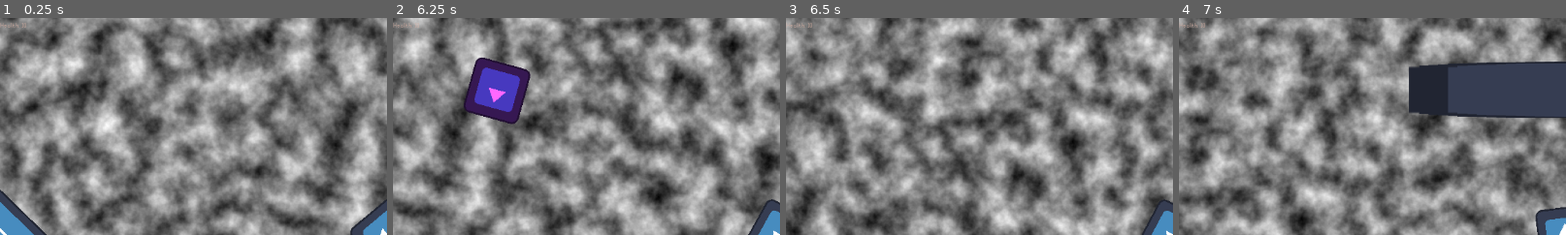
Above: before the commit, frames 1-4 (left to right).
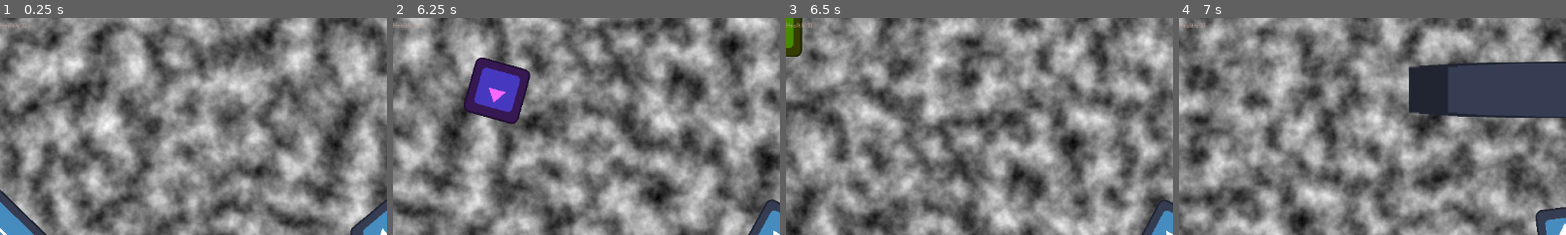
Above: after the commit, the same moments.

Repository: KayCat88/projecte_lliure_PTD
Game: Godot game, scene res://Nodes/Scene nodes/Levels/Tests/test.tscn
The game is run twice, just before and just after one commit, with the same random seed, the same clock (stepped at 60 frames per second) and the same inputs. The engine's default icon, where the game draws it, is replaced by a stand-in: a white triangle on a blue panel in a dark square.
Inputs (mouse positions are % of the whole screen's width and height, from its top left):
- Up to frame 1 (0.25 s): no input
- Up to frame 2 (6.25 s): tap Enter at 0.5 s; move the mouse to (72, 45) at 0.52 s; hold D (right) 0.53-1.28 s; click (72, 45) at 0.6 s; move the mouse to (30, 55) at 1.27 s; hold S (down) 1.28-2.03 s; click (30, 55) at 1.35 s; move the mouse to (60, 28) at 2.02 s; hold D (right) 2.03-2.78 s; right-click (60, 28) at 2.1 s; click (60, 28) at 2.3 s; move the mouse to (45, 70) at 2.77 s; hold W (up) 2.78-3.53 s; click (45, 70) at 2.85 s; move the mouse to (80, 65) at 3.52 s; hold A (left) 3.53-5.03 s; click (80, 65) at 3.6 s; move the mouse to (20, 35) at 4.27 s; right-click (20, 35) at 4.35 s; click (20, 35) at 4.55 s; move the mouse to (55, 50) at 5.02 s; hold S (down) 5.03-5.78 s; click (55, 50) at 5.1 s; move the mouse to (35, 25) at 5.77 s; hold D (right) from 5.78 s (still down); click (35, 25) at 5.85 s
- Up to frame 3 (6.5 s): keep holding D (right)
- Up to frame 4 (7 s): move the mouse to (72, 45) at 6.52 s; release D (right) at 6.53 s; hold W (up) from 6.53 s (still down); right-click (72, 45) at 6.6 s; click (72, 45) at 6.8 s
The pictures show only the part of the screen within x 0-50%, y 0-50%; the shares and areas given below are measured in that part.

Frames 1-2 are identical in both runs. In frame 3, 0.8% of the frame differs, in the area x 0-5%, y 0-18%; in frame 4, nothing differs.

Commit message:
19/11/24

Diff:
--- a/Projecte Lliure PTD/Nodes/Building nodes/Entity/Boxes/hitbox.tscn
+++ b/Projecte Lliure PTD/Nodes/Building nodes/Entity/Boxes/hitbox.tscn
@@ -1,3 +1,9 @@
-[gd_scene format=3 uid="uid://csmacf83jh8p6"]
+[gd_scene load_steps=2 format=3 uid="uid://csmacf83jh8p6"]
+
+[ext_resource type="Script" path="res://Scripts/Building nodes/Entity/Boxes/hitbox.gd" id="1_8rmh6"]
 
 [node name="Hitbox" type="Area2D"]
+monitorable = false
+script = ExtResource("1_8rmh6")
+
+[connection signal="area_entered" from="." to="." method="hit_box_on_area_entered"]
--- /dev/null
+++ b/Projecte Lliure PTD/Nodes/Building nodes/Entity/Boxes/hurt_box.tscn
@@ -0,0 +1,7 @@
+[gd_scene load_steps=2 format=3 uid="uid://b5nlal8y65mik"]
+
+[ext_resource type="Script" path="res://Scripts/Building nodes/Entity/Boxes/hurt_box.gd" id="1_sbkl4"]
+
+[node name="hurt_box" type="Area2D"]
+monitoring = false
+script = ExtResource("1_sbkl4")
--- /dev/null
+++ b/Projecte Lliure PTD/Nodes/Building nodes/Entity/Managers/health_mananger.tscn
@@ -0,0 +1,6 @@
+[gd_scene load_steps=2 format=3 uid="uid://2p0ieeimxtgf"]
+
+[ext_resource type="Script" path="res://Scripts/Building nodes/Entity/Managers/health_mananger.gd" id="1_rmipi"]
+
+[node name="health_mananger" type="Node"]
+script = ExtResource("1_rmipi")
--- a/Projecte Lliure PTD/Nodes/Entity nodes/Enemies/test_enemy.tscn
+++ b/Projecte Lliure PTD/Nodes/Entity nodes/Enemies/test_enemy.tscn
@@ -1,48 +1,41 @@
-[gd_scene load_steps=6 format=3 uid="uid://cq7btclnw354o"]
+[gd_scene load_steps=8 format=3 uid="uid://boi3vy4206d3f"]
 
-[ext_resource type="Script" path="res://Scripts/Enemies/test_enemy.gd" id="1_7mggs"]
 [ext_resource type="Texture2D" uid="uid://dut5abytxlggk" path="res://icon.svg" id="1_rohsg"]
+[ext_resource type="PackedScene" uid="uid://csmacf83jh8p6" path="res://Nodes/Building nodes/Entity/Boxes/hitbox.tscn" id="2_gwe0u"]
+[ext_resource type="PackedScene" uid="uid://b5nlal8y65mik" path="res://Nodes/Building nodes/Entity/Boxes/hurt_box.tscn" id="3_01226"]
+[ext_resource type="PackedScene" uid="uid://2p0ieeimxtgf" path="res://Nodes/Building nodes/Entity/Managers/health_mananger.tscn" id="4_bey64"]
 
-[sub_resource type="RectangleShape2D" id="RectangleShape2D_omot1"]
-size = Vector2(106, 104)
+[sub_resource type="RectangleShape2D" id="RectangleShape2D_id7rr"]
+size = Vector2(126, 122)
 
-[sub_resource type="CircleShape2D" id="CircleShape2D_5c65v"]
-radius = 93.771
+[sub_resource type="CircleShape2D" id="CircleShape2D_48lx0"]
+radius = 30.5941
 
-[sub_resource type="RectangleShape2D" id="RectangleShape2D_gu838"]
-size = Vector2(65.14, 66)
+[sub_resource type="CircleShape2D" id="CircleShape2D_jo5dl"]
+radius = 86.3713
 
-[node name="Test_enemy" type="CharacterBody2D" groups=["ENEMIES"]]
-script = ExtResource("1_7mggs")
+[node name="test_enemy" type="CharacterBody2D"]
 
-[node name="Sprite2D" type="Sprite2D" parent="."]
-modulate = Color(1, 0.101961, 1, 1)
+[node name="Icon" type="Sprite2D" parent="."]
+self_modulate = Color(1, 1, 0, 1)
 texture = ExtResource("1_rohsg")
 
 [node name="CollisionShape2D" type="CollisionShape2D" parent="."]
-shape = SubResource("RectangleShape2D_omot1")
-disabled = true
+position = Vector2(1, 1)
+shape = SubResource("RectangleShape2D_id7rr")
 
-[node name="Hitbox" type="Area2D" parent="."]
+[node name="Hitbox" parent="." node_paths=PackedStringArray("collider") instance=ExtResource("2_gwe0u")]
+collider = NodePath("CollisionShape2D")
 
 [node name="CollisionShape2D" type="CollisionShape2D" parent="Hitbox"]
-shape = SubResource("CircleShape2D_5c65v")
+position = Vector2(138, 0)
+shape = SubResource("CircleShape2D_48lx0")
 
-[node name="AttackHitBox" type="Area2D" parent="."]
-position = Vector2(64, 0)
+[node name="hurt_box" parent="." node_paths=PackedStringArray("health_m") instance=ExtResource("3_01226")]
+health_m = NodePath("../health_mananger")
 
-[node name="CollisionShape2D" type="CollisionShape2D" parent="AttackHitBox"]
-position = Vector2(63.57, 1)
-shape = SubResource("RectangleShape2D_gu838")
+[node name="CollisionShape2D" type="CollisionShape2D" parent="hurt_box"]
+shape = SubResource("CircleShape2D_jo5dl")
 
-[node name="Offset" type="Marker2D" parent="."]
-position = Vector2(1, 0)
-
-[node name="Searched_size_label" type="Label" parent="."]
-offset_left = -17.0
-offset_top = -104.0
-offset_right = 23.0
-offset_bottom = -81.0
-text = "Searches: "
-
-[connection signal="area_entered" from="AttackHitBox" to="." method="_on_attack_hit_box_area_entered"]
+[node name="health_mananger" parent="." instance=ExtResource("4_bey64")]
+health = 1
--- a/Projecte Lliure PTD/Nodes/Entity nodes/Player/ball.tscn
+++ b/Projecte Lliure PTD/Nodes/Entity nodes/Player/ball.tscn
@@ -1,14 +1,18 @@
-[gd_scene load_steps=6 format=3 uid="uid://dyp72d2s8hhtb"]
+[gd_scene load_steps=8 format=3 uid="uid://dyp72d2s8hhtb"]
 
 [ext_resource type="Script" path="res://Scripts/Player/ball.gd" id="1_5g5p2"]
 [ext_resource type="Texture2D" uid="uid://dut5abytxlggk" path="res://icon.svg" id="2_em46n"]
-[ext_resource type="Script" path="res://Nodes/Entity nodes/Player/catchable_box.gd" id="3_7ntxe"]
+[ext_resource type="Script" path="res://Scripts/Player/catchable_box.gd" id="3_6ke1b"]
+[ext_resource type="PackedScene" uid="uid://csmacf83jh8p6" path="res://Nodes/Building nodes/Entity/Boxes/hitbox.tscn" id="4_xbo7b"]
 
 [sub_resource type="CircleShape2D" id="CircleShape2D_h3tp5"]
 radius = 71.507
 
 [sub_resource type="CircleShape2D" id="CircleShape2D_ik1iy"]
 radius = 85.0059
+
+[sub_resource type="CircleShape2D" id="CircleShape2D_wsbo0"]
+radius = 84.4808
 
 [node name="ball" type="CharacterBody2D"]
 collision_layer = 4
@@ -28,8 +32,14 @@
 collision_layer = 4
 collision_mask = 0
 monitoring = false
-script = ExtResource("3_7ntxe")
+script = ExtResource("3_6ke1b")
 
 [node name="CollisionShape2D" type="CollisionShape2D" parent="Catchable_box"]
 shape = SubResource("CircleShape2D_ik1iy")
 disabled = true
+
+[node name="Hitbox" parent="." node_paths=PackedStringArray("collider") instance=ExtResource("4_xbo7b")]
+collider = NodePath("CollisionShape2D")
+
+[node name="CollisionShape2D" type="CollisionShape2D" parent="Hitbox"]
+shape = SubResource("CircleShape2D_wsbo0")
--- a/Projecte Lliure PTD/Nodes/Entity nodes/Player/player.tscn
+++ b/Projecte Lliure PTD/Nodes/Entity nodes/Player/player.tscn
@@ -1,7 +1,9 @@
-[gd_scene load_steps=6 format=3 uid="uid://dakbbhvyuxtii"]
+[gd_scene load_steps=9 format=3 uid="uid://dakbbhvyuxtii"]
 
 [ext_resource type="Script" path="res://Scripts/Player/player.gd" id="1_cc63b"]
 [ext_resource type="Texture2D" uid="uid://dut5abytxlggk" path="res://icon.svg" id="2_7s720"]
+[ext_resource type="PackedScene" uid="uid://b5nlal8y65mik" path="res://Nodes/Building nodes/Entity/Boxes/hurt_box.tscn" id="3_jk3bt"]
+[ext_resource type="PackedScene" uid="uid://2p0ieeimxtgf" path="res://Nodes/Building nodes/Entity/Managers/health_mananger.tscn" id="4_nkur5"]
 
 [sub_resource type="RectangleShape2D" id="RectangleShape2D_s1y7x"]
 size = Vector2(127, 127)
@@ -12,6 +14,9 @@
 [sub_resource type="CapsuleShape2D" id="CapsuleShape2D_euv5y"]
 radius = 43.0
 height = 162.0
+
+[sub_resource type="CircleShape2D" id="CircleShape2D_vhboj"]
+radius = 55.0091
 
 [node name="Player" type="CharacterBody2D" node_paths=PackedStringArray("camera")]
 collision_mask = 18
@@ -47,5 +52,14 @@
 shape = SubResource("CapsuleShape2D_euv5y")
 disabled = true
 
+[node name="hurt_box" parent="." node_paths=PackedStringArray("health_m") instance=ExtResource("3_jk3bt")]
+health_m = NodePath("../health_mananger")
+
+[node name="CollisionShape2D" type="CollisionShape2D" parent="hurt_box"]
+self_modulate = Color(1, 1, 0, 1)
+shape = SubResource("CircleShape2D_vhboj")
+
+[node name="health_mananger" parent="." instance=ExtResource("4_nkur5")]
+
 [connection signal="area_entered" from="Catching_box" to="." method="_on_catching_box_area_entered"]
 [connection signal="area_entered" from="bounce_box" to="." method="_on_bounce_box_area_entered"]
--- a/Projecte Lliure PTD/Nodes/Scene nodes/Levels/Tests/test.tscn
+++ b/Projecte Lliure PTD/Nodes/Scene nodes/Levels/Tests/test.tscn
@@ -1,8 +1,10 @@
-[gd_scene load_steps=8 format=3 uid="uid://cnjvf8p2nji8f"]
+[gd_scene load_steps=10 format=3 uid="uid://cnjvf8p2nji8f"]
 
 [ext_resource type="PackedScene" uid="uid://dakbbhvyuxtii" path="res://Nodes/Entity nodes/Player/player.tscn" id="1_6bkv6"]
 [ext_resource type="Texture2D" uid="uid://dut5abytxlggk" path="res://icon.svg" id="1_ywtvc"]
 [ext_resource type="PackedScene" uid="uid://c1tk1m8jn6gy7" path="res://Nodes/Entity nodes/Environment/static_body_2d.tscn" id="4_u8h0l"]
+[ext_resource type="PackedScene" uid="uid://2p0ieeimxtgf" path="res://Nodes/Building nodes/Entity/Managers/health_mananger.tscn" id="5_82vmt"]
+[ext_resource type="PackedScene" uid="uid://boi3vy4206d3f" path="res://Nodes/Entity nodes/Enemies/test_enemy.tscn" id="6_pe4qh"]
 [ext_resource type="PackedScene" uid="uid://2kg8s2ikkjga" path="res://Nodes/Entity nodes/UI/interface.tscn" id="7_tm0fe"]
 
 [sub_resource type="FastNoiseLite" id="FastNoiseLite_d85iu"]
@@ -37,7 +39,7 @@
 [node name="INTERFACE" parent="." instance=ExtResource("7_tm0fe")]
 
 [node name="Health and size" parent="INTERFACE" index="0" node_paths=PackedStringArray("player")]
-player = NodePath("../../Player")
+player = NodePath("../../Player/health_mananger")
 
 [node name="Score" parent="INTERFACE" index="1"]
 script = null
@@ -74,4 +76,9 @@
 position = Vector2(2979, 296)
 scale = Vector2(6.6414, 1)
 
+[node name="health_mananger" parent="." instance=ExtResource("5_82vmt")]
+
+[node name="test_enemy" parent="." instance=ExtResource("6_pe4qh")]
+position = Vector2(669, 332)
+
 [editable path="INTERFACE"]
--- /dev/null
+++ b/Projecte Lliure PTD/Scripts/Building nodes/Entity/Boxes/hitbox.gd
@@ -0,0 +1,24 @@
+extends Area2D
+class_name hit_box
+
+@export var damage : float = 1
+@export var collider : CollisionShape2D
+var damage_cooldown = 0.2
+# Called when the node enters the scene tree for the first time.
+func _ready():
+	pass # Replace with function body.
+
+
+# Called every frame. 'delta' is the elapsed time since the previous frame.
+func _process(delta):
+	if damage_cooldown >= 0:
+		damage_cooldown -= delta
+		collider.disabled = true
+	else:
+		collider.disabled = false
+
+
+func hit_box_on_area_entered(area):
+	if area is hurt_box:
+		area.send_damage(damage)
+		damage_cooldown = 0.2
--- /dev/null
+++ b/Projecte Lliure PTD/Scripts/Building nodes/Entity/Boxes/hurt_box.gd
@@ -0,0 +1,6 @@
+extends Area2D
+class_name hurt_box
+@export var health_m : health_manager
+
+func send_damage(damage : float):
+	health_m.take_damage(damage)
--- /dev/null
+++ b/Projecte Lliure PTD/Scripts/Building nodes/Entity/Managers/health_mananger.gd
@@ -0,0 +1,17 @@
+extends Node
+class_name health_manager
+
+@export var health = 10
+# Called when the node enters the scene tree for the first time.
+func _ready():
+	pass # Replace with function body.
+
+
+# Called every frame. 'delta' is the elapsed time since the previous frame.
+func _process(delta):
+	if health <= 0:
+		die()
+func take_damage(damage : float):
+	health -= damage
+func die():
+	get_parent().queue_free()
--- a/Projecte Lliure PTD/Scripts/Player/ball.gd
+++ b/Projecte Lliure PTD/Scripts/Player/ball.gd
@@ -31,4 +31,3 @@
 		rotation_degrees *= cos(velocity.x)**-1
 		velocity.x *= speed_loss
 		velocity.y *= speed_loss
-		print(collision)
--- a/Projecte Lliure PTD/Nodes/Entity nodes/Player/catchable_box.gd
+++ b/Projecte Lliure PTD/Scripts/Player/catchable_box.gd
@@ -2,7 +2,7 @@
 
 class_name catchable_box
 @onready var collision_shape_2d = $CollisionShape2D
-var disabled_timer = 0.5
+var disabled_timer = 0.3
 # Called when the node enters the scene tree for the first time.
 
 
@@ -19,5 +19,5 @@
 func bounce_off(collision : Vector2):
 	get_parent().velocity = get_parent().velocity.bounce(collision)
 	get_parent().rotation_degrees *= cos(get_parent().velocity.x)**-1
-	get_parent().velocity.x *= get_parent().speed_loss
-	get_parent().velocity.y *= get_parent().speed_loss
+	get_parent().velocity.x *= 1.5
+	get_parent().velocity.y *= 1.5
--- a/Projecte Lliure PTD/Scripts/Player/player.gd
+++ b/Projecte Lliure PTD/Scripts/Player/player.gd
@@ -8,7 +8,7 @@
 #variables
 var rotation_smoothing : Vector2
 var boost_cooldown = 0.5
-var health = 10
+
 var direction : Vector2
 var has_ball : bool = true
 
@@ -32,9 +32,7 @@
 		boost_cooldown -= delta
 
 
-	handle_death()
-	if health <= 0:
-		health = 0
+
 
 func _physics_process(delta: float) -> void:
 
@@ -90,15 +88,10 @@
 	if Input.is_action_just_pressed("Lclick") and boost_cooldown <= 0:
 		attack_box_collision.disabled = false
 		boost_cooldown = 0.5
-		print("enabled")
+
 	if boost_cooldown <= 0.3 and attack_box_collision.disabled == false:
-		print("disabled")
+
 		attack_box_collision.disabled = true
-func handle_death():
-
-	if health <= 0:
-		visible = false
-
 
 
 
@@ -116,4 +109,4 @@
 
 func _on_bounce_box_area_entered(area):
 	if area is catchable_box:
-		area.bounce_off(attack_box_collision.get_normal())
+		area.bounce_off(Vector2(cos(rotation), sin(rotation)))
--- a/Projecte Lliure PTD/Scripts/UI/health_label.gd
+++ b/Projecte Lliure PTD/Scripts/UI/health_label.gd
@@ -1,6 +1,6 @@
 extends Label
 
-@export var player : CharacterBody2D
+@export var player : health_manager
 # Called when the node enters the scene tree for the first time.
 func _ready() -> void:
 	pass # Replace with function body.
--- a/Projecte Lliure PTD/project.godot
+++ b/Projecte Lliure PTD/project.godot
@@ -58,6 +58,9 @@
 "res://Nodes/Scene nodes/Levels/": "yellow",
 "res://Nodes/Scene nodes/Levels/Tests/": "orange",
 "res://Nodes/Scene nodes/Menus/": "green",
+"res://Scripts/Building nodes/": "orange",
+"res://Scripts/Building nodes/Entity/": "teal",
+"res://Scripts/Building nodes/Entity/Boxes/": "yellow",
 "res://Scripts/Enemies/": "red",
 "res://Scripts/Environment/": "green",
 "res://Scripts/Managers/": "gray",
